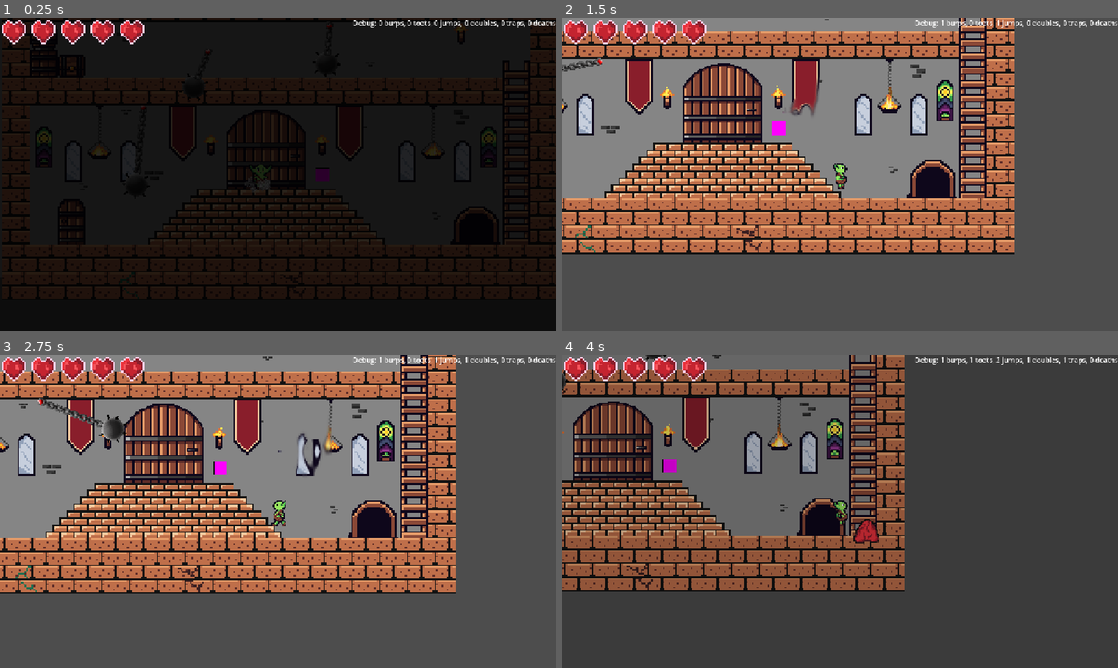
Above: before the commit, frames 1-4 (two rows, left to right).
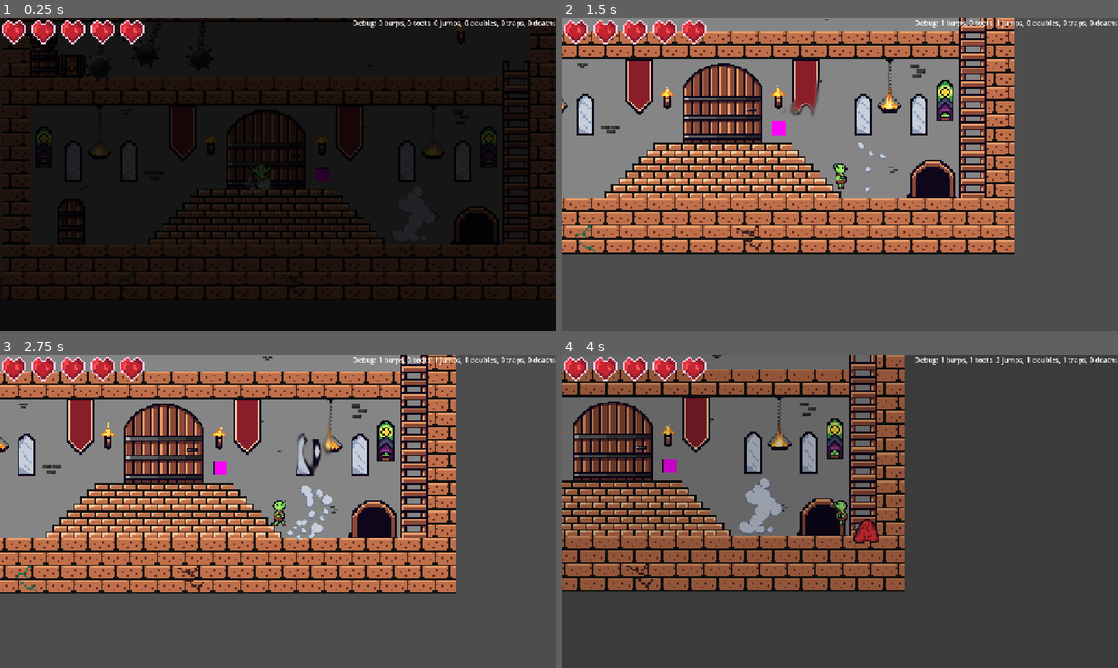
Above: after the commit, the same moments.

Repository: RealAmandaLive/OrcBurp
Game: Godot game, scene res://scenes/main.tscn
The game is run twice, just before and just after one commit, with the same random seed, the same clock (stepped at 60 frames per second) and the same inputs.
Inputs (mouse positions are in pixels of both pictures, inside the frame that each line leads up to):
- Up to frame 1 (0.25 s): no input
- Up to frame 2 (1.5 s): tap Enter at 0.5 s; move the mouse to (962, 158) at 0.52 s; hold Right (right) from 0.53 s (still down); tap Shift (burp) at 0.6 s; click (962, 158) at 0.67 s; tap Space (jump) at 0.77 s; move the mouse to (728, 190) at 1.27 s; tap W (climb) at 1.35 s
- Up to frame 3 (2.75 s): tap Space (jump) at 1.52 s; move the mouse to (333, 442) at 2.02 s; release Right (right) at 2.03 s; hold Left (left) from 2.03 s (still down); hold E (interact) from 2.03 s (still down)
- Up to frame 4 (4 s): move the mouse to (812, 574) at 2.77 s; release Left (left) at 2.78 s; release E (interact) at 2.78 s; hold Right (right) from 2.78 s (still down); tap G (throw) at 2.85 s; click (812, 574) at 2.92 s; tap Space (jump) at 3.02, 3.77 s; move the mouse to (1006, 558) at 3.52 s; tap Ctrl (toot) at 3.6 s

The runs differ from the first frame. In frame 1, 0.1% of the frame differs, in the area x 17-79%, y 0-65%; in frame 2, 0.2%; in frame 3, 0.9%, in the area x 6-60%, y 13-60%; in frame 4, 0.8%.

Commit message:
Added steam/fire hazard scenes
damage not working yet!

Diff:
--- /dev/null
+++ b/orc-burp-godot/scenes/fireHazard.tscn
@@ -0,0 +1,56 @@
+[gd_scene format=3 uid="uid://ctrkq22vo835m"]
+
+[ext_resource type="Script" uid="uid://doauv0hakv2ve" path="res://scenes/fire_hazard.gd" id="1_htsh3"]
+[ext_resource type="Texture2D" uid="uid://xdh5jsbhpvbs" path="res://assets/Environment/fireHazard160px.png" id="1_sq07j"]
+
+[sub_resource type="AtlasTexture" id="AtlasTexture_htsh3"]
+atlas = ExtResource("1_sq07j")
+region = Rect2(0, 0, 160, 160)
+
+[sub_resource type="AtlasTexture" id="AtlasTexture_b4h3f"]
+atlas = ExtResource("1_sq07j")
+region = Rect2(160, 0, 160, 160)
+
+[sub_resource type="AtlasTexture" id="AtlasTexture_ug3sw"]
+atlas = ExtResource("1_sq07j")
+region = Rect2(320, 0, 160, 160)
+
+[sub_resource type="AtlasTexture" id="AtlasTexture_5q8i7"]
+atlas = ExtResource("1_sq07j")
+region = Rect2(480, 0, 160, 160)
+
+[sub_resource type="SpriteFrames" id="SpriteFrames_g4v7s"]
+animations = [{
+"frames": [{
+"duration": 0.8,
+"texture": SubResource("AtlasTexture_htsh3")
+}, {
+"duration": 0.8,
+"texture": SubResource("AtlasTexture_b4h3f")
+}, {
+"duration": 0.8,
+"texture": SubResource("AtlasTexture_ug3sw")
+}, {
+"duration": 0.8,
+"texture": SubResource("AtlasTexture_5q8i7")
+}],
+"loop": 1,
+"name": &"default",
+"speed": 5.0
+}]
+
+[sub_resource type="CapsuleShape2D" id="CapsuleShape2D_yf5fn"]
+radius = 41.0
+height = 102.0
+
+[node name="fireHazard" type="Area2D" unique_id=2018447066]
+script = ExtResource("1_htsh3")
+
+[node name="FireHazard" type="AnimatedSprite2D" parent="." unique_id=315045808]
+sprite_frames = SubResource("SpriteFrames_g4v7s")
+autoplay = "default"
+frame_progress = 0.8245531
+
+[node name="CollisionShape2D" type="CollisionShape2D" parent="." unique_id=708552823]
+position = Vector2(0, 21)
+shape = SubResource("CapsuleShape2D_yf5fn")
--- /dev/null
+++ b/orc-burp-godot/scenes/fire_hazard.gd
@@ -0,0 +1,15 @@
+extends Area2D
+@onready var animated_sprite_2d: AnimatedSprite2D = $AnimatedSprite2D
+
+const DAMAGE: int = 1
+
+func _ready() -> void:
+	pass
+
+func _on_body_entered(body: Node2D) -> void:
+	if body is Player:
+		body.take_damage(DAMAGE)
+
+
+func apply_knockback() -> void:
+	print("knockback applied")
--- a/orc-burp-godot/scenes/level1.tscn
+++ b/orc-burp-godot/scenes/level1.tscn
@@ -11,6 +11,7 @@
 [ext_resource type="PackedScene" uid="uid://cw6ck1obb3s12" path="res://assets/Environment/swinging_hazard_long.tscn" id="9_conm7"]
 [ext_resource type="PackedScene" uid="uid://behk4qgqnf035" path="res://assets/Environment/swinging_hazard_short.tscn" id="10_d3jkd"]
 [ext_resource type="PackedScene" uid="uid://b1qx67dar5t4v" path="res://assets/Environment/spinning_hazard.tscn" id="11_u3awl"]
+[ext_resource type="PackedScene" uid="uid://cw3c22e81pyar" path="res://scenes/steamHazard.tscn" id="12_f31uk"]
 
 [sub_resource type="RectangleShape2D" id="RectangleShape2D_m7ahb"]
 size = Vector2(57, 48)
@@ -87,10 +88,13 @@
 shape = SubResource("RectangleShape2D_yxf03")
 
 [node name="swinging_hazard" parent="." unique_id=611701400 instance=ExtResource("9_conm7")]
-position = Vector2(330, 330)
+position = Vector2(245, 59)
 
 [node name="swinging_hazard_short" parent="." unique_id=2040382496 instance=ExtResource("10_d3jkd")]
-position = Vector2(759, 140)
+position = Vector2(467, 127)
 
 [node name="spinning_hazard" parent="." unique_id=988105865 instance=ExtResource("11_u3awl")]
-position = Vector2(480, 200)
+position = Vector2(370, 123)
+
+[node name="steamHazard" parent="." unique_id=2018447066 instance=ExtResource("12_f31uk")]
+position = Vector2(947, 589)
--- a/orc-burp-godot/scenes/level2.tscn
+++ b/orc-burp-godot/scenes/level2.tscn
@@ -8,6 +8,7 @@
 [ext_resource type="PackedScene" uid="uid://c85ri8voce3r8" path="res://scenes/apple.tscn" id="5_bo4dx"]
 [ext_resource type="Script" uid="uid://6qg0amtiyqjm" path="res://scripts/level_exit.gd" id="5_hrcei"]
 [ext_resource type="Script" uid="uid://b1v47klesm0x1" path="res://scripts/area-ko-player.gd" id="6_yqkch"]
+[ext_resource type="PackedScene" uid="uid://cw3c22e81pyar" path="res://scenes/steamHazard.tscn" id="7_xa7n4"]
 
 [sub_resource type="RectangleShape2D" id="RectangleShape2D_6ep0u"]
 size = Vector2(57, 48)
@@ -57,7 +58,15 @@
 scale = Vector2(2, 2)
 
 [node name="ghost" parent="Enemies" unique_id=605315991 instance=ExtResource("4_xa7n4")]
+position = Vector2(-203.5, -124.5)
 scale = Vector2(1, 1)
+
+[node name="Hazards" type="Node2D" parent="." unique_id=1505172853]
+position = Vector2(881, 535)
+scale = Vector2(2, 2)
+
+[node name="steamHazard" parent="Hazards" unique_id=2018447066 instance=ExtResource("7_xa7n4")]
+position = Vector2(-35, -32.5)
 
 [node name="Apples" type="Node2D" parent="." unique_id=1166098253]
 
--- /dev/null
+++ b/orc-burp-godot/scenes/steamHazard.tscn
@@ -0,0 +1,93 @@
+[gd_scene format=3 uid="uid://cw3c22e81pyar"]
+
+[ext_resource type="Script" uid="uid://e4l7axhtv480" path="res://scenes/steam_hazard.gd" id="1_8xl08"]
+[ext_resource type="Texture2D" uid="uid://d073f8sgt2iyu" path="res://assets/Environment/steamHazard160px.png" id="1_u5kyp"]
+
+[sub_resource type="AtlasTexture" id="AtlasTexture_8xl08"]
+atlas = ExtResource("1_u5kyp")
+region = Rect2(0, 0, 160, 160)
+
+[sub_resource type="AtlasTexture" id="AtlasTexture_nq2vi"]
+atlas = ExtResource("1_u5kyp")
+region = Rect2(160, 0, 160, 160)
+
+[sub_resource type="AtlasTexture" id="AtlasTexture_v0mh8"]
+atlas = ExtResource("1_u5kyp")
+region = Rect2(320, 0, 160, 160)
+
+[sub_resource type="AtlasTexture" id="AtlasTexture_ipyob"]
+atlas = ExtResource("1_u5kyp")
+region = Rect2(480, 0, 160, 160)
+
+[sub_resource type="AtlasTexture" id="AtlasTexture_d5bom"]
+atlas = ExtResource("1_u5kyp")
+region = Rect2(640, 0, 160, 160)
+
+[sub_resource type="AtlasTexture" id="AtlasTexture_2jgfb"]
+atlas = ExtResource("1_u5kyp")
+region = Rect2(800, 0, 160, 160)
+
+[sub_resource type="AtlasTexture" id="AtlasTexture_7ky5a"]
+atlas = ExtResource("1_u5kyp")
+region = Rect2(960, 0, 160, 160)
+
+[sub_resource type="AtlasTexture" id="AtlasTexture_i8qcr"]
+atlas = ExtResource("1_u5kyp")
+region = Rect2(1120, 0, 160, 160)
+
+[sub_resource type="AtlasTexture" id="AtlasTexture_mv44r"]
+atlas = ExtResource("1_u5kyp")
+region = Rect2(1280, 0, 160, 160)
+
+[sub_resource type="SpriteFrames" id="SpriteFrames_g4v7s"]
+animations = [{
+"frames": [{
+"duration": 1.0,
+"texture": SubResource("AtlasTexture_8xl08")
+}, {
+"duration": 1.0,
+"texture": SubResource("AtlasTexture_nq2vi")
+}, {
+"duration": 1.0,
+"texture": SubResource("AtlasTexture_v0mh8")
+}, {
+"duration": 1.0,
+"texture": SubResource("AtlasTexture_ipyob")
+}, {
+"duration": 1.0,
+"texture": SubResource("AtlasTexture_d5bom")
+}, {
+"duration": 1.0,
+"texture": SubResource("AtlasTexture_2jgfb")
+}, {
+"duration": 1.0,
+"texture": SubResource("AtlasTexture_7ky5a")
+}, {
+"duration": 1.0,
+"texture": SubResource("AtlasTexture_i8qcr")
+}, {
+"duration": 1.0,
+"texture": SubResource("AtlasTexture_mv44r")
+}],
+"loop": 1,
+"name": &"default",
+"speed": 5.0
+}]
+
+[sub_resource type="CapsuleShape2D" id="CapsuleShape2D_yf5fn"]
+radius = 4.0
+height = 86.0
+
+[node name="steamHazard" type="Area2D" unique_id=2018447066]
+script = ExtResource("1_8xl08")
+
+[node name="steamHazard" type="AnimatedSprite2D" parent="." unique_id=315045808]
+sprite_frames = SubResource("SpriteFrames_g4v7s")
+autoplay = "default"
+frame_progress = 0.7851095
+
+[node name="CollisionShape2D" type="CollisionShape2D" parent="." unique_id=708552823]
+position = Vector2(0, 11)
+shape = SubResource("CapsuleShape2D_yf5fn")
+
+[connection signal="body_entered" from="." to="." method="_on_body_entered"]
--- /dev/null
+++ b/orc-burp-godot/scenes/steam_hazard.gd
@@ -0,0 +1,16 @@
+extends Area2D
+@onready var steam_hazard: AnimatedSprite2D = $steamHazard
+
+const DAMAGE: int = 1
+
+func _ready() -> void:
+	pass
+
+
+func _on_body_entered(body: Node2D) -> void:
+	if body is Player:
+		body.take_damage(DAMAGE)
+
+
+func apply_knockback() -> void:
+	print("knockback applied")
Not shown, added: orc-burp-godot/assets/Audio/Rummage2.wav.import
Not shown, added: orc-burp-godot/assets/Audio/brickDrag1.wav.import
Not shown, added: orc-burp-godot/assets/Audio/brickDrag2.wav.import
Not shown, added: orc-burp-godot/assets/Audio/brickNoise1.wav.import
Not shown, added: orc-burp-godot/assets/Audio/brickNoise2.wav.import
Not shown, added: orc-burp-godot/assets/Audio/brickNoise3.wav.import
Not shown, added: orc-burp-godot/assets/Audio/brickNoise4.wav.import
Not shown, added: orc-burp-godot/assets/Audio/crinkleRoughPaper.wav.import
Not shown, added: orc-burp-godot/assets/Audio/lidCloseCeramic1.wav.import
Not shown, added: orc-burp-godot/assets/Audio/lidCloseCeramic2.wav.import
Not shown, added: orc-burp-godot/assets/Audio/rummage1.wav.import
Not shown, added: orc-burp-godot/assets/Environment/fireHazard160px.png.import
(and 3 more such lines)
